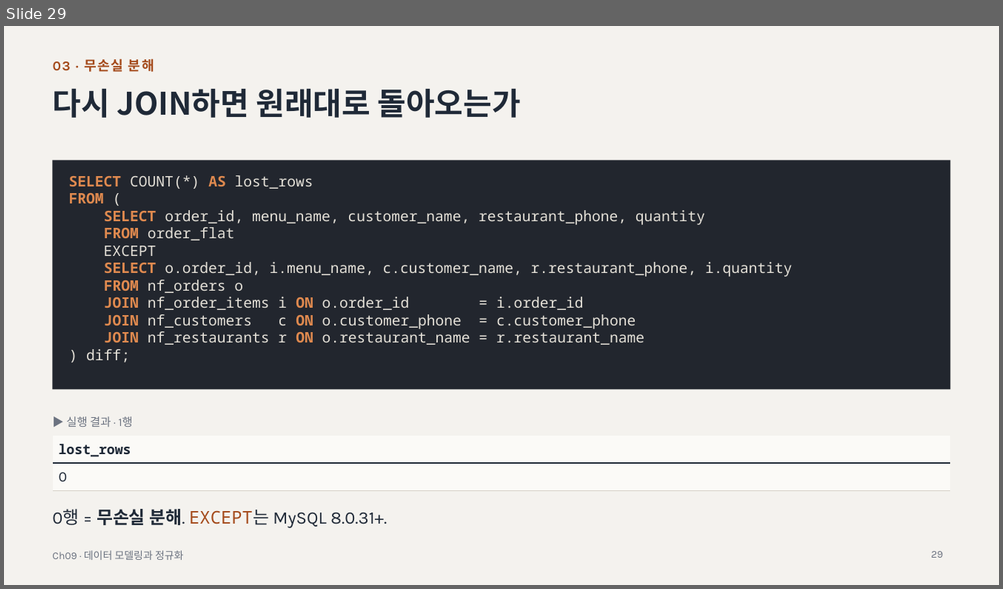
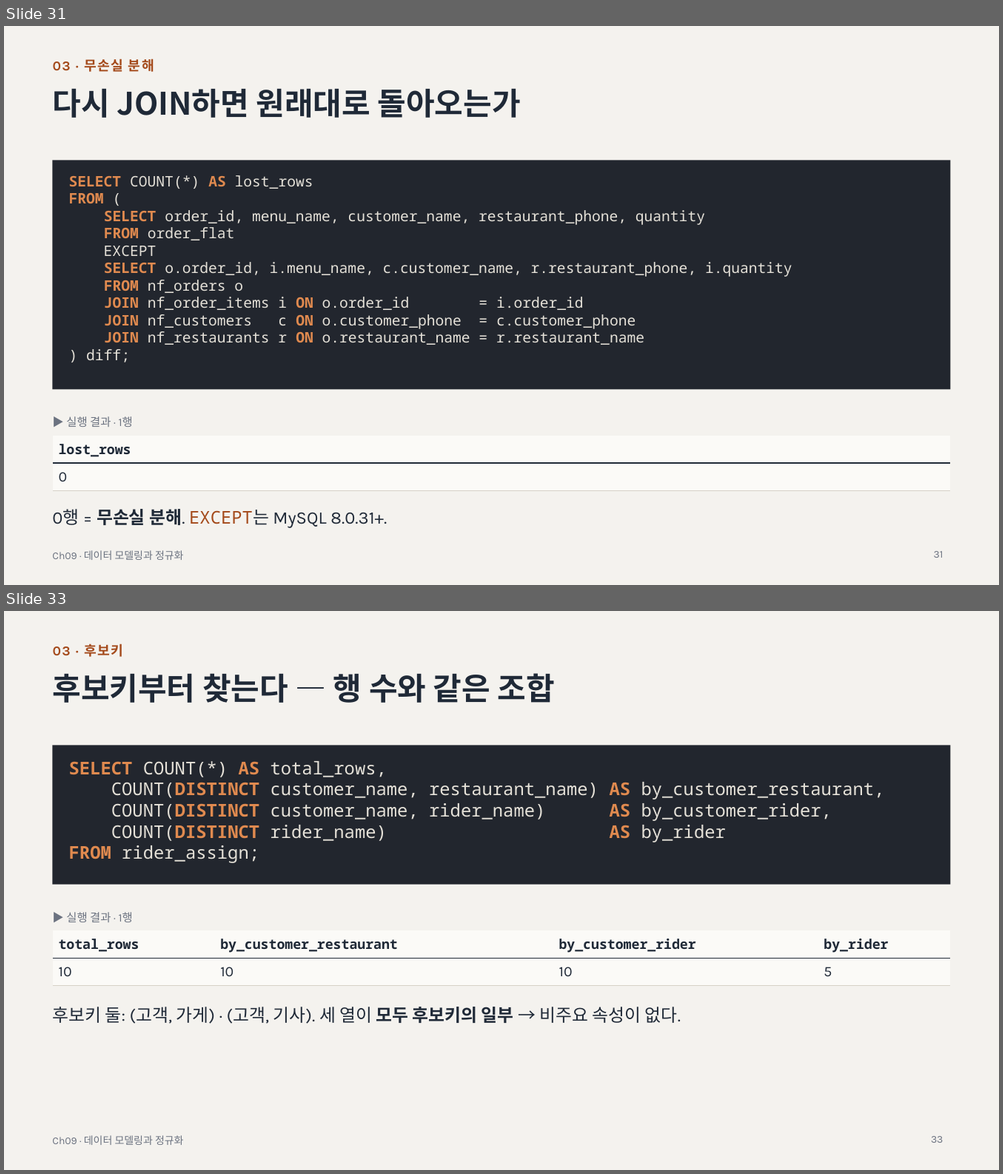
Before and after one commit to minjae0529-blip/DB-STUDY, a slide deck: chapters/ch09-modeling-normalization/ch09-slides.pptx. Shown one above the other, each under a label of ours: slide 29 before the commit, slides 31 and 33 after it; the slides between them are not shown. The pictures are 1003x589 and 1003x1174 pixels, drawn with LibreOffice and Linux fonts; fonts in the diff are those of the drawing. Boxes give left, top, right and bottom in pixels: in the first picture for what was removed or moved away, otherwise in the second. Text is boxed around its words. In the diff, an @@ line names an element or a change of style, - is before the commit and + after.

```diff
--- a/chapters/ch09-modeling-normalization/ch09-slides.pptx
+++ b/chapters/ch09-modeling-normalization/ch09-slides.pptx
@@ slide 33 added at [4,611,999,1170], background #F4F2EE; not listed: 1 template element that a slide beside it also shows @@
@@ text added at [53,644,123,657], 13 pt, text #A44A1B, bold @@
+03 · 후보키
@@ title added at [53,673,555,703], 30 pt, text #1F2937, bold @@
+후보키부터 찾는다 — 행 수와 같은 조합
@@ rectangle added at [53,745,950,885], fill #22262E @@
@@ text added at [69,761,885,863], 17 pt, text #E5E1D8 @@
+SELECT COUNT(*) AS total_rows,
+COUNT(DISTINCT customer_name, restaurant_name) AS by_customer_restaurant,
+COUNT(DISTINCT customer_name, rider_name) AS by_customer_rider,
+COUNT(DISTINCT rider_name) AS by_rider
+FROM rider_assign;
@@ text added at [66,912,133,923], 11 pt, text #6B7280 @@
+▶ 실행 결과 · 1행
@@ table added at [53,931,950,1005], 2 rows, 4 columns @@
+total_rows | by_customer_restaurant | by_customer_rider | by_rider
+10 | 10 | 10 | 5
@@ text added at [52,1007,680,1024], 17 pt, text #1F2937 @@
+후보키 둘: (고객, 가게) · (고객, 기사). 세 열이 모두 후보키의 일부 → 비주요 속성이 없다.
@@ page number added at [930,1136,942,1143], 10 pt, text #6B7280 @@
+33
@@ what was slide 29 is now slide 31 @@
@@ page number at [933,551,943,558]: text changed @@
-29
+31
```
Also in this commit, not shown: 4 slides changed, 10 other slides added, 11 other files.
